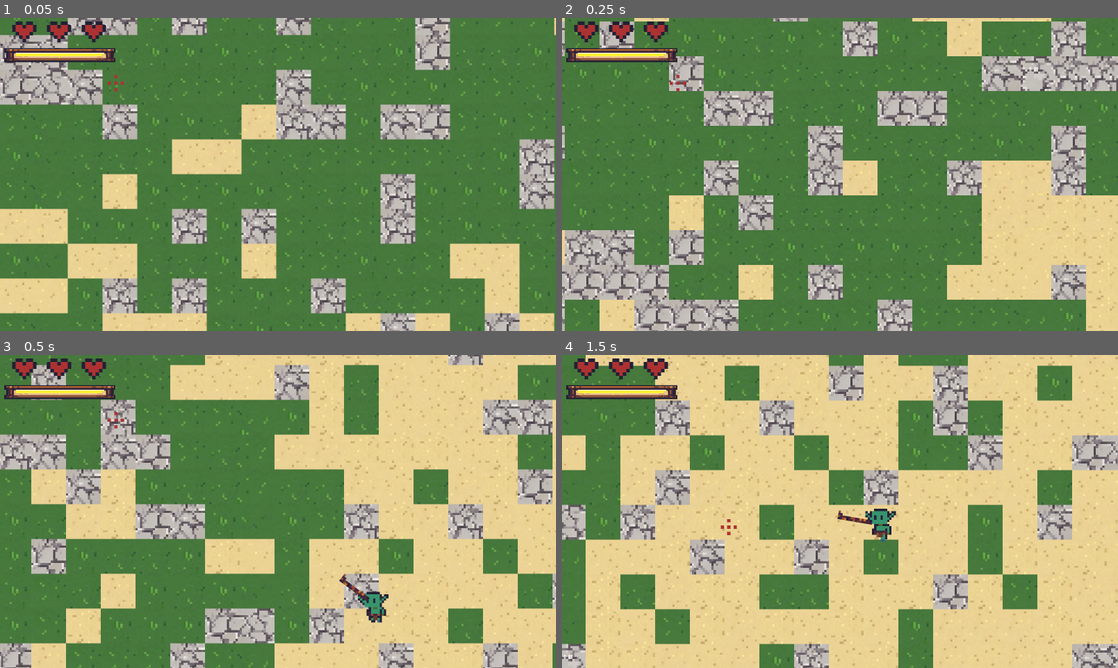
Above: before the commit, frames 1-4 (two rows, left to right).
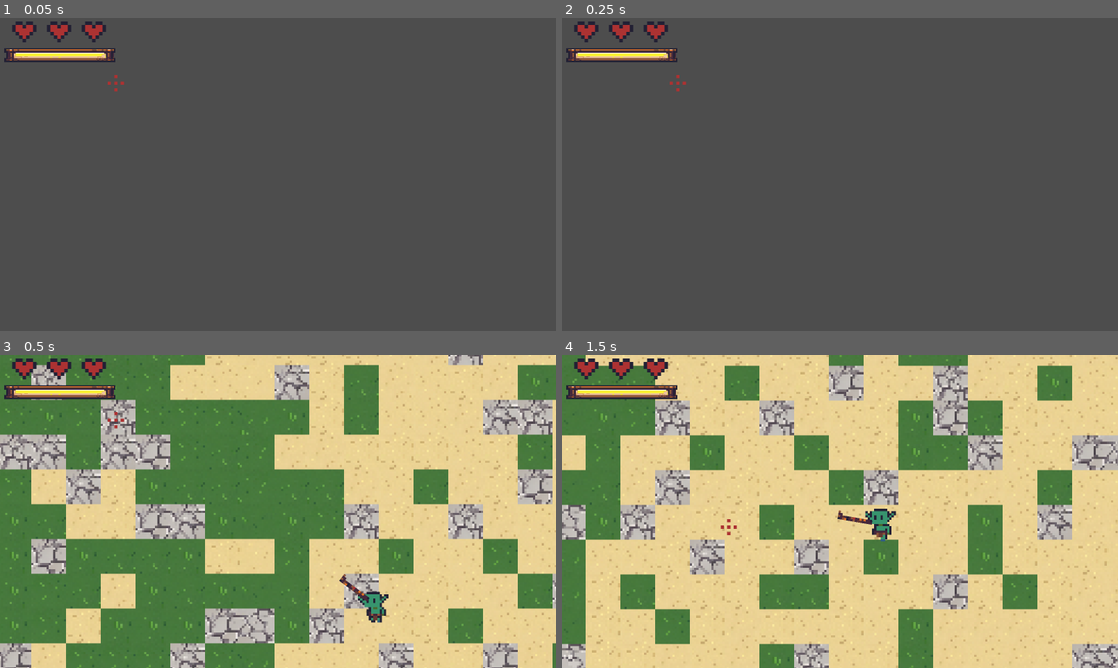
Above: after the commit, the same moments.

Repository: futurediffusion/nuclear-sand-box
Game: Godot game, scene res://scenes/main.tscn
The game is run twice, just before and just after one commit, with the same random seed, the same clock (stepped at 60 frames per second) and the same inputs. The project has no main scene, so this scene is started directly. Sound files missing from this copy of the repository are replaced by a short silence.
Inputs (mouse positions are in pixels of both pictures, inside the frame that each line leads up to):
- Up to frame 1 (0.05 s): no input
- Up to frame 2 (0.25 s): no input
- Up to frame 3 (0.5 s): no input
- Up to frame 4 (1.5 s): tap Enter at 0.5 s; move the mouse to (962, 495) at 0.52 s; hold Right (move_right) 0.53-1.28 s; click (962, 495) at 0.6 s; move the mouse to (728, 527) at 1.27 s; hold Down (move_down) from 1.28 s (still down); right-click (728, 527) at 1.35 s

The runs differ from the first frame. In frame 1, 97% of the frame differs, in the area x 0-100%, y 0-100%; in frame 2, 97%; in frame 3, nothing differs; in frame 4, nothing differs.

Commit message:
Improve world chunk streaming performance

Diff:
--- a/scripts/fx/blood_droplet.gd
+++ b/scripts/fx/blood_droplet.gd
@@ -7,6 +7,8 @@
 var _done := false
 
 func _ready() -> void:
+	add_to_group("blood_droplet")
+
 	# Que la mancha quede debajo del player, pero visible sobre el fondo
 	z_index = -1
 
--- a/scripts/gameplay/player.gd
+++ b/scripts/gameplay/player.gd
@@ -80,7 +80,7 @@
 @export var droplet_speed_max: float = 140.0
 @export var droplet_spread_deg: float = 70.0
 
-
+const MAX_DROPLETS_IN_SCENE := 40
 
 
 # =============================================================================
@@ -610,8 +610,16 @@
 	if droplet_scene == null:
 		return
 
-	for i in range(count):
+	var existing := get_tree().get_nodes_in_group("blood_droplet").size()
+	var allowed := mini(count, MAX_DROPLETS_IN_SCENE - existing)
+	if allowed <= 0:
+		return
+
+	for i in range(allowed):
 		var d := droplet_scene.instantiate() as RigidBody2D
+		if d == null:
+			continue
+		d.add_to_group("blood_droplet")
 		get_tree().current_scene.add_child(d)
 		d.global_position = global_position
 
--- a/scripts/world/world.gd
+++ b/scripts/world/world.gd
@@ -4,9 +4,10 @@
 
 @export var width: int = 256
 @export var height: int = 256
-@export var chunk_size: int = 64
-@export var active_radius: int = 2  # chunks activos alrededor del player
+@export var chunk_size: int = 32
+@export var active_radius: int = 1  # chunks activos alrededor del player
 @export var copper_ore_scene: PackedScene
+@export var chunk_check_interval: float = 0.3
 
 # Noise para bioma dominante
 var biome_noise := FastNoiseLite.new()
@@ -19,10 +20,13 @@
 
 var spawn_tile: Vector2i
 const COPPER_MIN_DIST_TILES := 20
+var _chunk_timer: float = 0.0
+var _pick_rng := RandomNumberGenerator.new()
 
 @export var bandit_camp_scene: PackedScene
 @export var bandit_scene: PackedScene  # tu Enemy (bandido)
 var generated_chunks: Dictionary = {} # {Vector2i: true}
+var generating_chunks: Dictionary = {} # {Vector2i: true}
 var chunk_save: Dictionary = {}       # {Vector2i: { "ores":[], "camps":[] } }
 
 # Tabla de tiles por bioma
@@ -64,9 +68,15 @@
 	if player:
 		player.global_position = tilemap.map_to_local(spawn_tile)
 
-	update_chunks(world_to_chunk(tilemap.map_to_local(spawn_tile)))
-
-func _process(_delta: float) -> void:
+	current_player_chunk = world_to_chunk(tilemap.map_to_local(spawn_tile))
+	update_chunks(current_player_chunk)
+
+func _process(delta: float) -> void:
+	_chunk_timer += delta
+	if _chunk_timer < chunk_check_interval:
+		return
+	_chunk_timer = 0.0
+
 	if not player:
 		return
 	var pchunk := world_to_chunk(player.position)
@@ -87,9 +97,12 @@
 			var cpos := Vector2i(cx, cy)
 			needed[cpos] = true
 
-			if not generated_chunks.has(cpos):
+			if not generated_chunks.has(cpos) and not generating_chunks.has(cpos):
+				generating_chunks[cpos] = true
 				generate_chunk(cpos)
-				generated_chunks[cpos] = true
+
+			if generating_chunks.has(cpos):
+				continue
 
 			if not loaded_chunks.has(cpos):
 				load_chunk_entities(cpos)
@@ -98,10 +111,15 @@
 	# Descargar chunks lejanos
 	for cpos in loaded_chunks.keys():
 		if not needed.has(cpos):
+			unload_chunk(cpos)
+			generated_chunks.erase(cpos)
+			generating_chunks.erase(cpos)
 			unload_chunk_entities(cpos)
 			loaded_chunks.erase(cpos)
 
 func generate_chunk(chunk_pos: Vector2i) -> void:
+	spawn_entities_in_chunk(chunk_pos)
+
 	var start_x := chunk_pos.x * chunk_size
 	var start_y := chunk_pos.y * chunk_size
 
@@ -114,7 +132,11 @@
 			var tile_atlas := pick_tile(x, y)
 			tilemap.set_cell(0, Vector2i(x, y), 0, tile_atlas)
 
-	spawn_entities_in_chunk(chunk_pos)
+		if y % 8 == 0:
+			await get_tree().process_frame
+
+	generated_chunks[chunk_pos] = true
+	generating_chunks.erase(chunk_pos)
 
 func unload_chunk(chunk_pos: Vector2i) -> void:
 	var start_x := chunk_pos.x * chunk_size
@@ -123,7 +145,6 @@
 		for x in range(start_x, start_x + chunk_size):
 			tilemap.erase_cell(0, Vector2i(x, y))
 
-	despawn_entities_in_chunk(chunk_pos)
 
 # ─── Tile picking ────────────────────────────────────────────────
 
@@ -144,11 +165,10 @@
 	for t in tiles:
 		total_weight += t["w"]
 
-	var rng := RandomNumberGenerator.new()
-	rng.seed = hash(Vector2i(x, y))
+	_pick_rng.seed = hash(Vector2i(x, y))
 
 	# 1) elegir qué grupo de tile gana (por peso)
-	var roll := rng.randi_range(0, total_weight - 1)
+	var roll := _pick_rng.randi_range(0, total_weight - 1)
 	var acc := 0
 	var winner: Dictionary
 	for t in tiles:
@@ -158,7 +178,7 @@
 			break
 
 	# 2) dentro del grupo ganador, elegir la columna aleatoria (los 3 cuadros)
-	var col := rng.randi_range(winner["col_range"][0], winner["col_range"][1])
+	var col := _pick_rng.randi_range(winner["col_range"][0], winner["col_range"][1])
 	return Vector2i(col, winner["row"])
 
 # ─── Spawner ────────────────────────────────────────────────────
